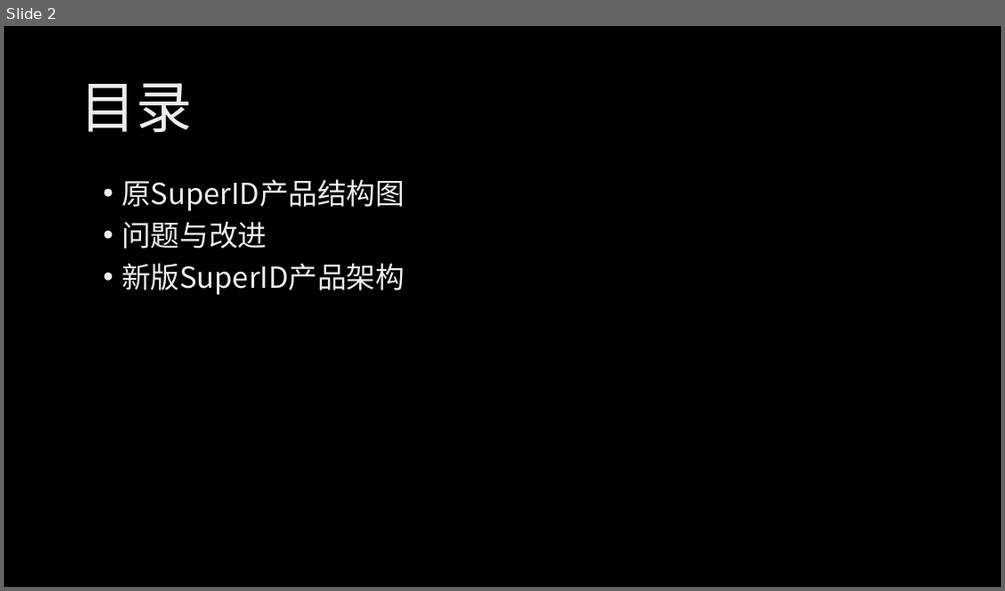
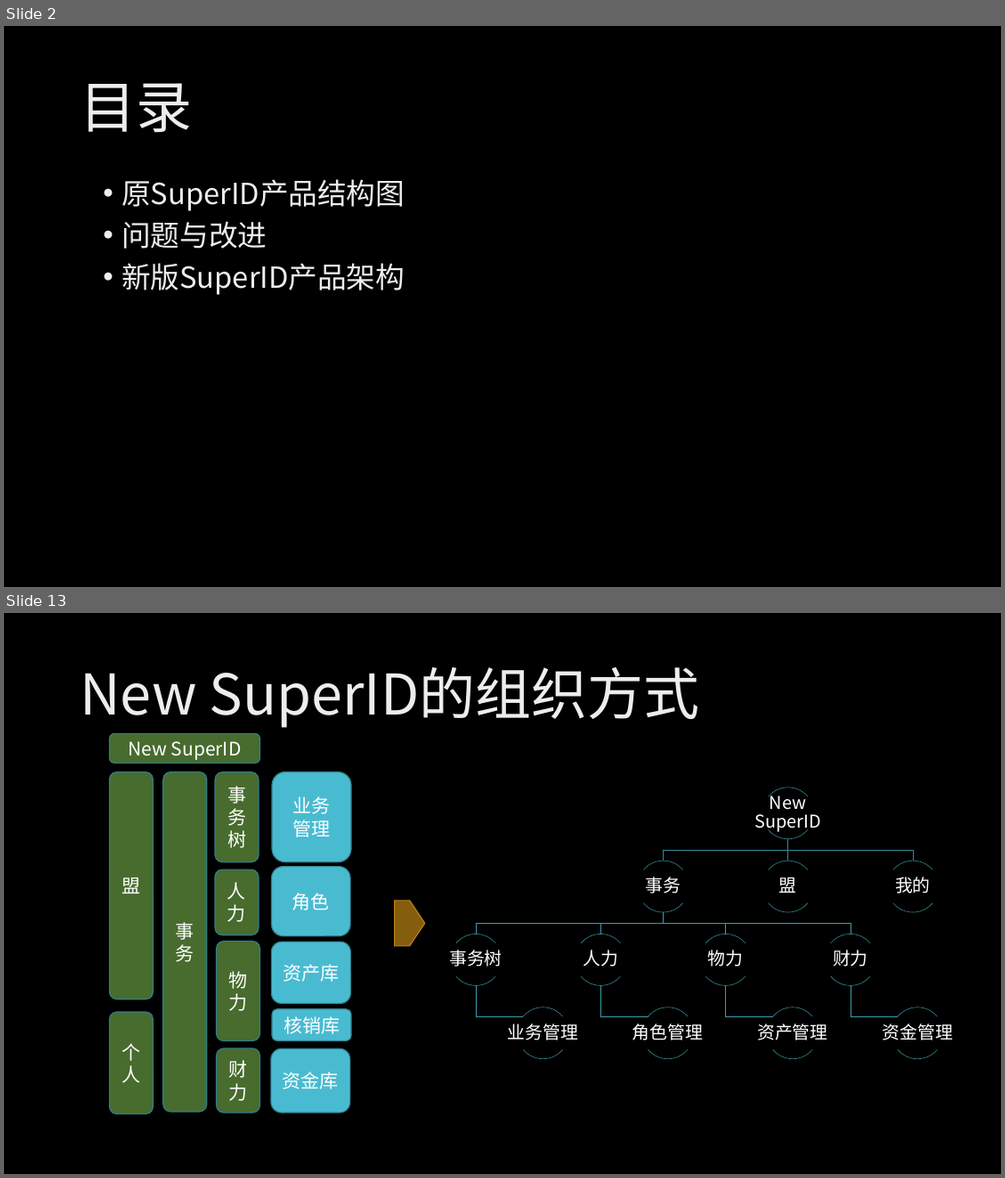
Before and after one commit to xmc1993/simu, a slide deck: Superid 改版路线图.pptx. Shown one above the other, each under a label of ours: slide 2 before the commit, slides 2 and 13 after it; the slides between them are not shown. The pictures are 1005x591 and 1005x1178 pixels, drawn with LibreOffice and Linux fonts; fonts in the diff are those of the drawing; background and template pictures are left out. Boxes give left, top, right and bottom in pixels: in the first picture for what was removed or moved away, otherwise in the second. Text is boxed around its words. In the diff, an @@ line names an element or a change of style, - is before the commit and + after.

Commit message:
增加基础业务支持部分

```diff
--- a/Superid 改版路线图.pptx
+++ b/Superid 改版路线图.pptx
@@ slide 13 added at (x1=4, y1=613, x2=1001, y2=1174), background picture (left out) @@
@@ title added at (x1=80, y1=667, x2=700, y2=728), 54 pt, text gradient #BFBFBF to #EDEDED to #FFFFFF @@
+New SuperID的组织方式
@@ rounded rectangle added at (x1=109, y1=733, x2=259, y2=763), fill #486B2E, outline #30818C 1 pt, 18 pt, text #FFFFFF @@
+New SuperID
@@ rounded rectangle added at (x1=109, y1=772, x2=153, y2=999), fill #486B2E, outline #30818C 1 pt, 18 pt, text #FFFFFF @@
+盟
@@ rounded rectangle added at (x1=163, y1=772, x2=207, y2=1111), fill #486B2E, outline #30818C 1 pt, 18 pt, text #FFFFFF @@
+事务
@@ rounded rectangle added at (x1=215, y1=772, x2=259, y2=862), fill #486B2E, outline #30818C 1 pt, 18 pt, text #FFFFFF @@
+事务树
@@ rounded rectangle added at (x1=272, y1=772, x2=351, y2=862), fill #49BBD1, outline #30818C 1 pt, 18 pt, text #FFFFFF @@
+业务
+管理
@@ rounded rectangle added at (x1=215, y1=869, x2=259, y2=935), fill #486B2E, outline #30818C 1 pt, 18 pt, text #FFFFFF @@
+人力
@@ rounded rectangle added at (x1=272, y1=867, x2=350, y2=936), fill #49BBD1, outline #30818C 1 pt, 18 pt, text #FFFFFF @@
+角色
@@ group added at (x1=449, y1=787, x2=952, y2=1059): 24 arc (boxed as its full ellipse)s, 12 texts, 11 freeform shapes @@
+New SuperID
+事务
+事务树
+业务管理
+人力
+角色管理
+物力
+资产管理
+财力
+资金管理
+盟
+我的
@@ pentagon arrow added at (x1=395, y1=900, x2=425, y2=946), fill #FCB11C at 53% opacity, outline #BA8315 1 pt @@
@@ rounded rectangle added at (x1=217, y1=941, x2=259, y2=1041), fill #486B2E, outline #30818C 1 pt, 18 pt, text #FFFFFF @@
+物力
@@ rounded rectangle added at (x1=272, y1=942, x2=351, y2=1004), fill #49BBD1, outline #30818C 1 pt, 18 pt, text #FFFFFF @@
+资产库
@@ rounded rectangle added at (x1=109, y1=1012, x2=153, y2=1113), fill #486B2E, outline #30818C 1 pt, 18 pt, text #FFFFFF @@
+个人
@@ rounded rectangle added at (x1=272, y1=1009, x2=351, y2=1041), fill #49BBD1, outline #30818C 1 pt, 18 pt, text #FFFFFF @@
+核销库
@@ rounded rectangle added at (x1=217, y1=1048, x2=259, y2=1112), fill #486B2E, outline #30818C 1 pt, 18 pt, text #FFFFFF @@
+财力
@@ rounded rectangle added at (x1=271, y1=1048, x2=350, y2=1112), fill #49BBD1, outline #30818C 1 pt, 18 pt, text #FFFFFF @@
+资金库
```
Also in this commit, not shown: 1 slide changed, 9 other slides added.
